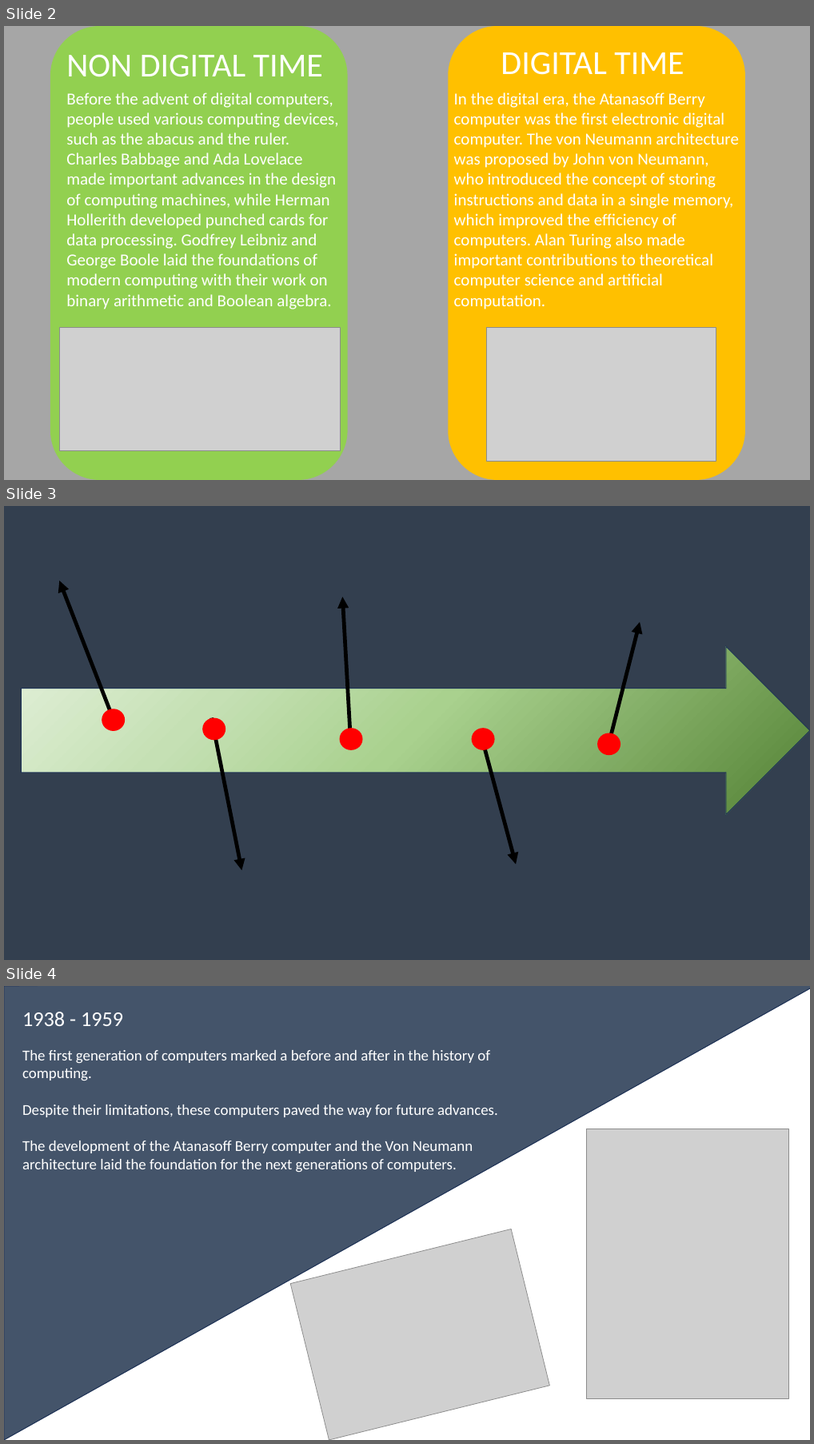
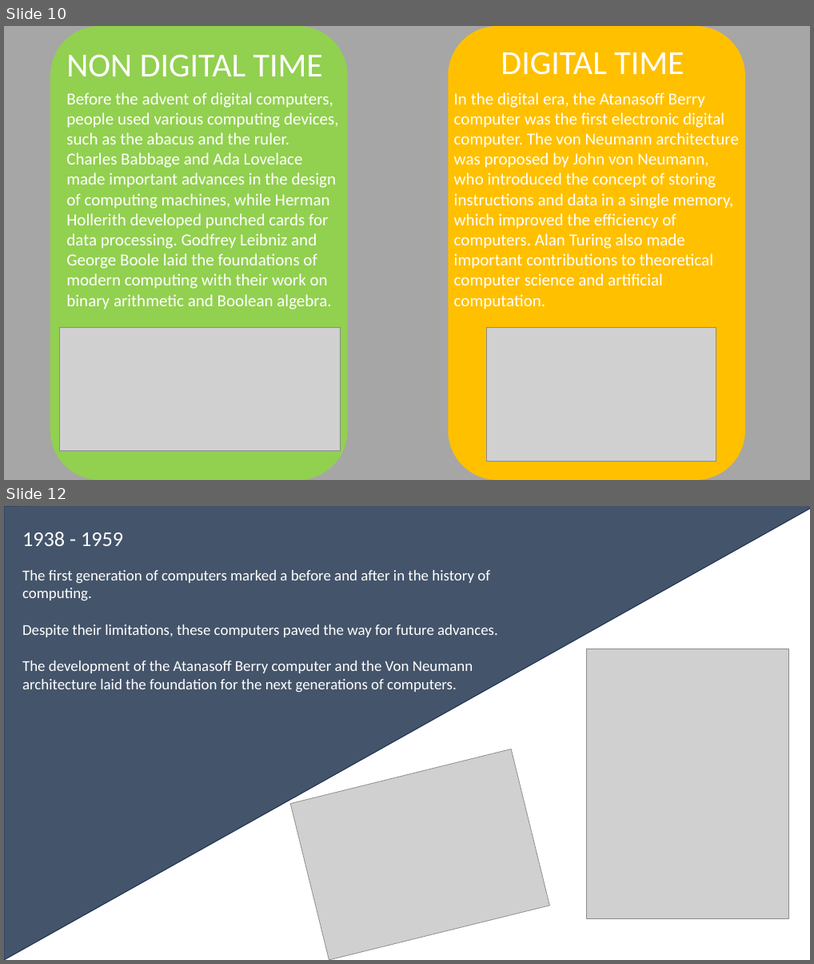
Before and after one commit to Franciscomr10/DAM, a slide deck: Sistemas Informaticos/UD1/Trabajo historia sistema informaticos.pptx. Shown one above the other, each under a label of ours: slides 2, 3 and 4 before the commit, slides 10 and 12 after it; the slides between them are not shown. The pictures are 814x1444 and 814x964 pixels, drawn with LibreOffice and Linux fonts; fonts in the diff are those of the drawing; grey boxes stand for pictures; background and template pictures are left out. Boxes give left, top, right and bottom in pixels: in the first picture for what was removed or moved away, otherwise in the second. Text is boxed around its words. In the diff, an @@ line names an element or a change of style, - is before the commit and + after.

```diff
--- a/Sistemas Informaticos/UD1/Trabajo historia sistema informaticos.pptx
+++ b/Sistemas Informaticos/UD1/Trabajo historia sistema informaticos.pptx
@@ slide 3 removed at [4, 506, 810, 960], background #FFFFFF @@
@@ rectangle removed at [4, 506, 810, 960] @@
@@ freeform shape removed at [4, 506, 561, 547] @@
@@ arrow removed from (113, 718) to (60, 580) @@
@@ arrow removed from (350, 740) to (342, 596) @@
@@ arrow removed from (610, 740) to (641, 622) @@
@@ right arrow removed at [21, 646, 810, 815] @@
@@ ellipse removed at [102, 708, 125, 731] @@
@@ ellipse removed at [202, 718, 226, 740] @@
@@ arrow removed from (211, 718) to (242, 870) @@
@@ ellipse removed at [340, 728, 362, 751] @@
@@ ellipse removed at [472, 728, 494, 751] @@
@@ arrow removed from (481, 733) to (516, 864) @@
@@ ellipse removed at [598, 733, 621, 756] @@
@@ what was slide 2 is now slide 10 @@
@@ what was slide 4 is now slide 12 @@
```
Also in this commit, not shown: 1 slide changed, 9 slides added, 7 other files.
